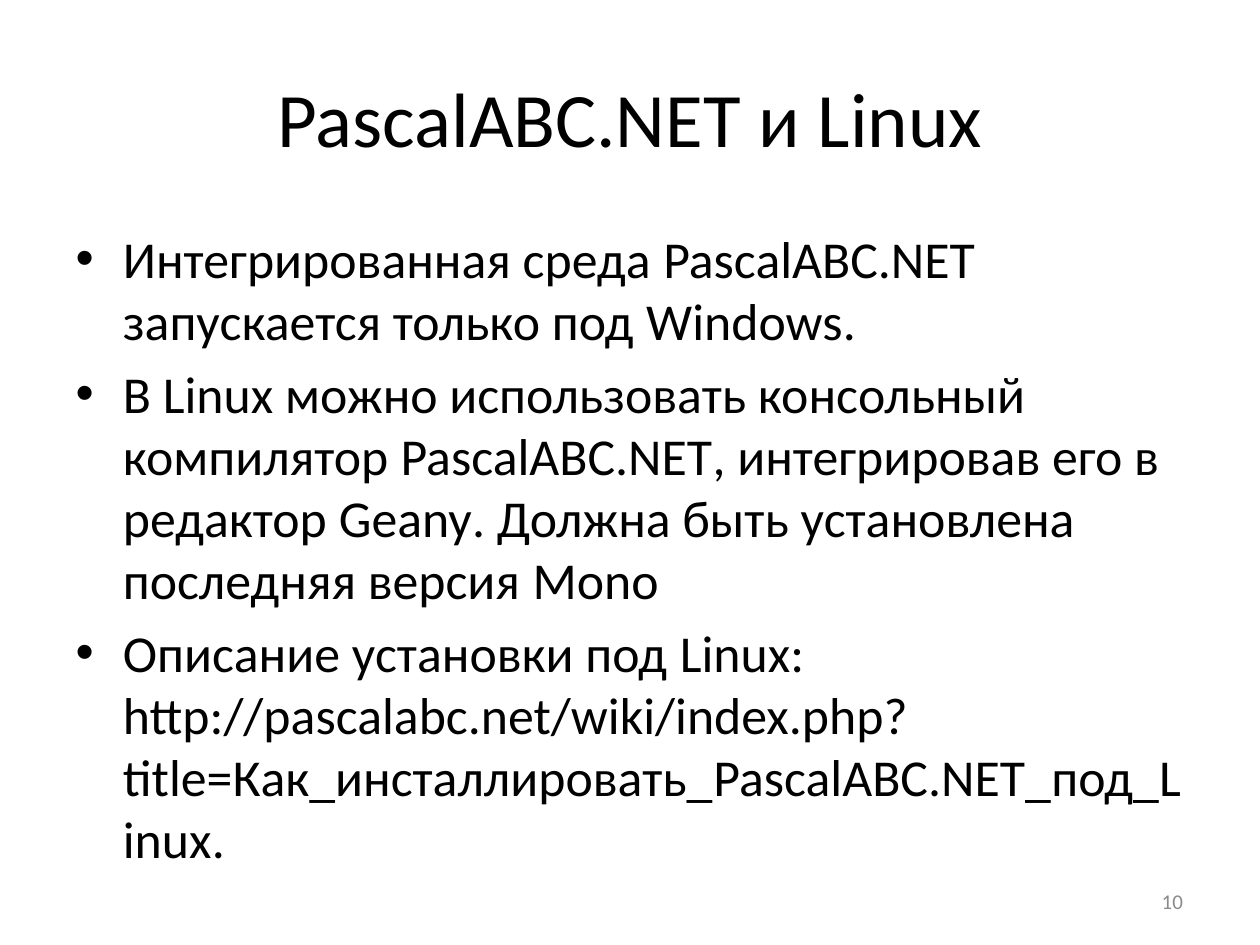
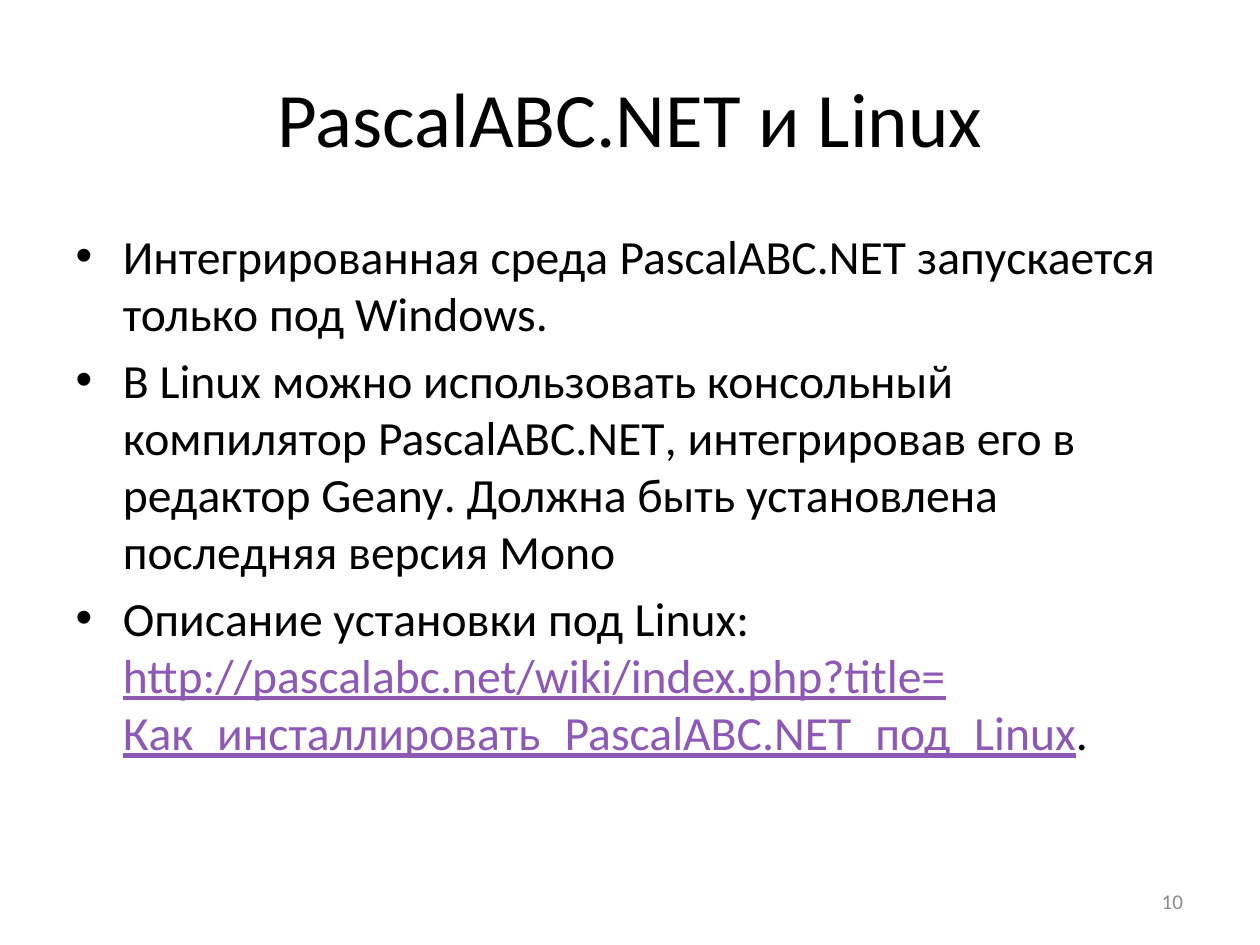
Before and after one commit to pascalabcnet/pascalabcnet, a slide deck: slide 10 of _Presentations/2015 New Features/PascalABC.NET 2015.pptx. Drawn at 1260x945 pixels with LibreOffice and Linux fonts; fonts in the diff are those of the drawing. Boxes give left, top, right and bottom in pixels: in the first picture for what was removed or moved away, otherwise in the second. Text is boxed around its words. In the diff, an @@ line names an element or a change of style, - is before the commit and + after.

```diff
--- a/_Presentations/2015 New Features/PascalABC.NET 2015.pptx
+++ b/_Presentations/2015 New Features/PascalABC.NET 2015.pptx
@@ text at box(123, 241, 1155, 577): size 29.6 to 27.2 pt in "Интегрированная среда PascalABC.NET запускается только под W ...", "В Linux можно использовать консольный компилятор PascalABC.N ..." @@
@@ text at box(123, 603, 1088, 758): text changed; size 29.6 to 27.2 pt; text colour #000000 to #8E58B6 @@
-• Описание установки под Linux: http://pascalabc.net/wiki/index.php?title=Как_инсталлировать_PascalABC.NET_под_Linux.
+• Описание установки под Linux: http://pascalabc.net/wiki/index.php?title=
+  Как_инсталлировать_PascalABC.NET_под_Linux.
```
Also in this commit, not shown: 1 other slide changed, 6 other files.
